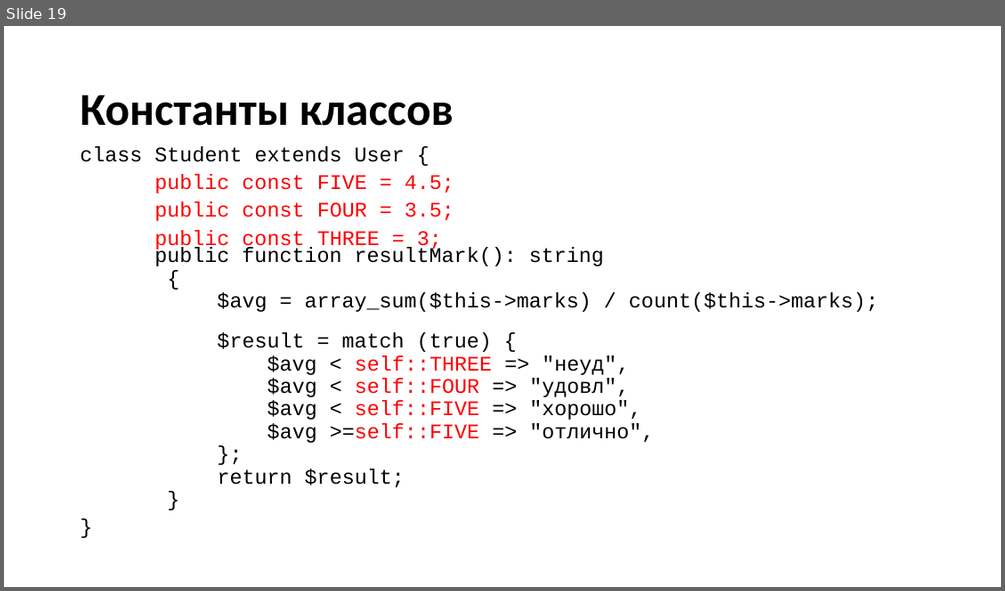
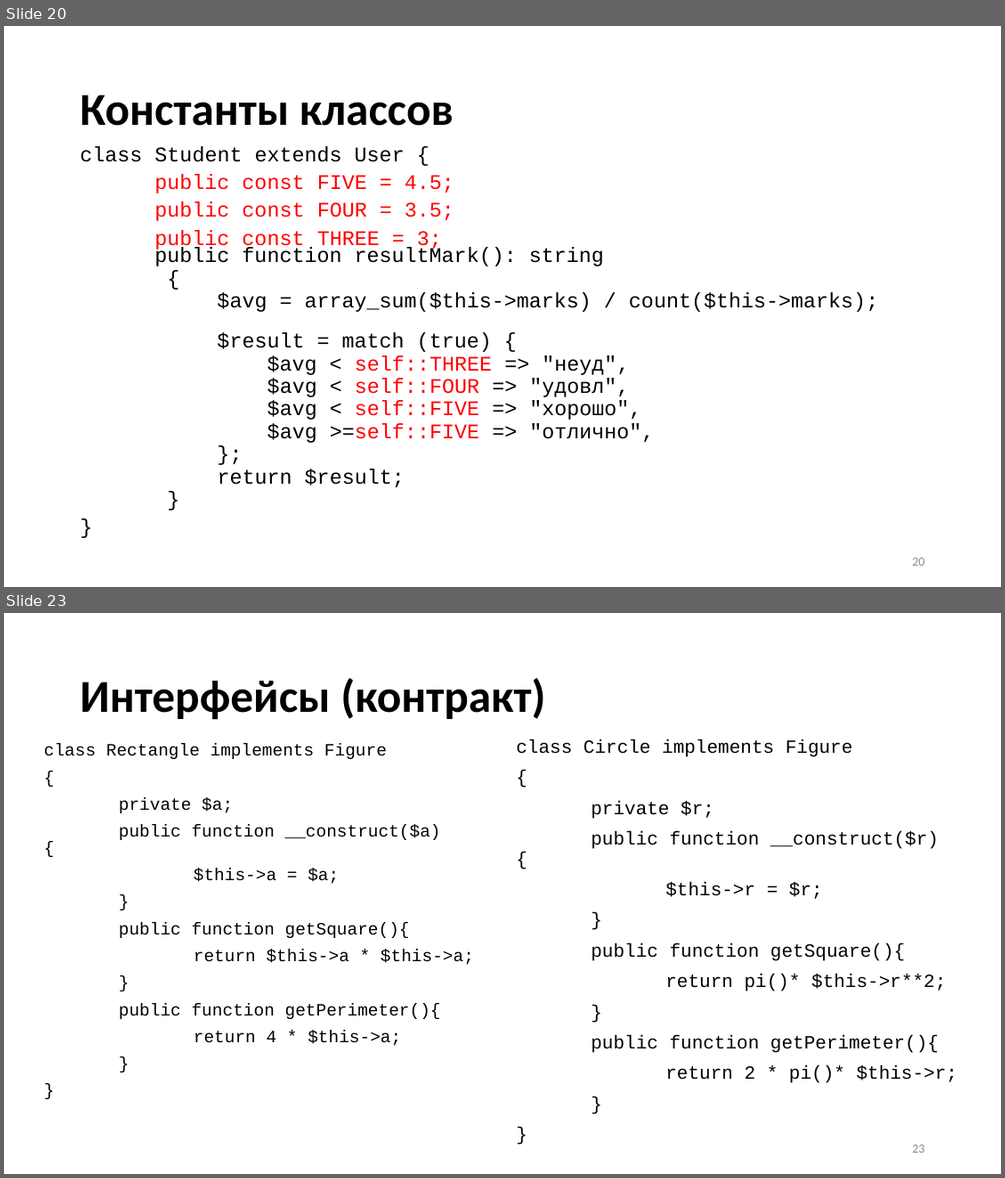
Before and after one commit to neverlaaazy/WebDev-docs, a slide deck: 6 PHP ООП.pptx. Shown one above the other, each under a label of ours: slide 19 before the commit, slides 20 and 23 after it; the slides between them are not shown. The pictures are 1005x591 and 1005x1178 pixels, drawn with LibreOffice and Linux fonts; fonts in the diff are those of the drawing. Boxes give left, top, right and bottom in pixels: in the first picture for what was removed or moved away, otherwise in the second. Text is boxed around its words. In the diff, an @@ line names an element or a change of style, - is before the commit and + after.

```diff
--- a/6 PHP ООП.pptx
+++ b/6 PHP ООП.pptx
@@ slide 23 added at [4, 613, 1001, 1174], background #FFFFFF @@
@@ title added at [80, 678, 545, 720], 44 pt, text #000000, bold @@
+Интерфейсы (контракт)
@@ text added at [44, 744, 474, 1046], 16.6 pt, text #000000 @@
+class Rectangle implements Figure
+{
+private $a;
+public function __construct($a) {
+$this->a = $a;
+}
+public function getSquare(){
+return $this->a * $this->a;
+}
+public function getPerimeter(){
+return 4 * $this->a;
+}
+}
@@ text added at [516, 739, 957, 1083], 18 pt, text #000000 @@
+class Circle implements Figure
+{
+private $r;
+public function __construct($r) {
+$this->r = $r;
+}
+public function getSquare(){
+return pi()* $this->r**2;
+}
+public function getPerimeter(){
+return 2 * pi()* $this->r;
+}
+}
@@ page number added at [912, 1144, 924, 1152], 12 pt, text #8C8C8C @@
+23
@@ what was slide 19 is now slide 20 @@
@@ slide 20 changed as well @@
@@ page number added at [912, 557, 924, 565], 12 pt, text #8C8C8C @@
+20
```
Also in this commit, not shown: 18 other slides changed, 7 other slides added.
